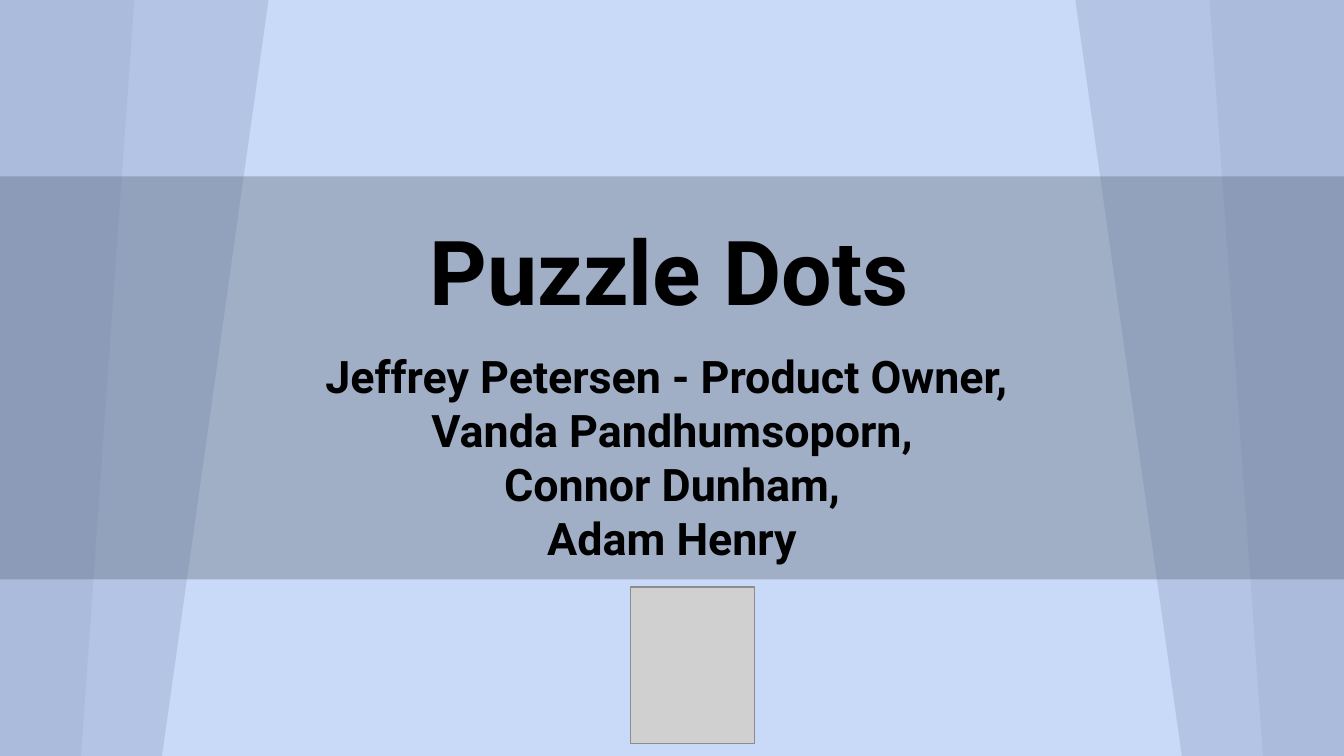
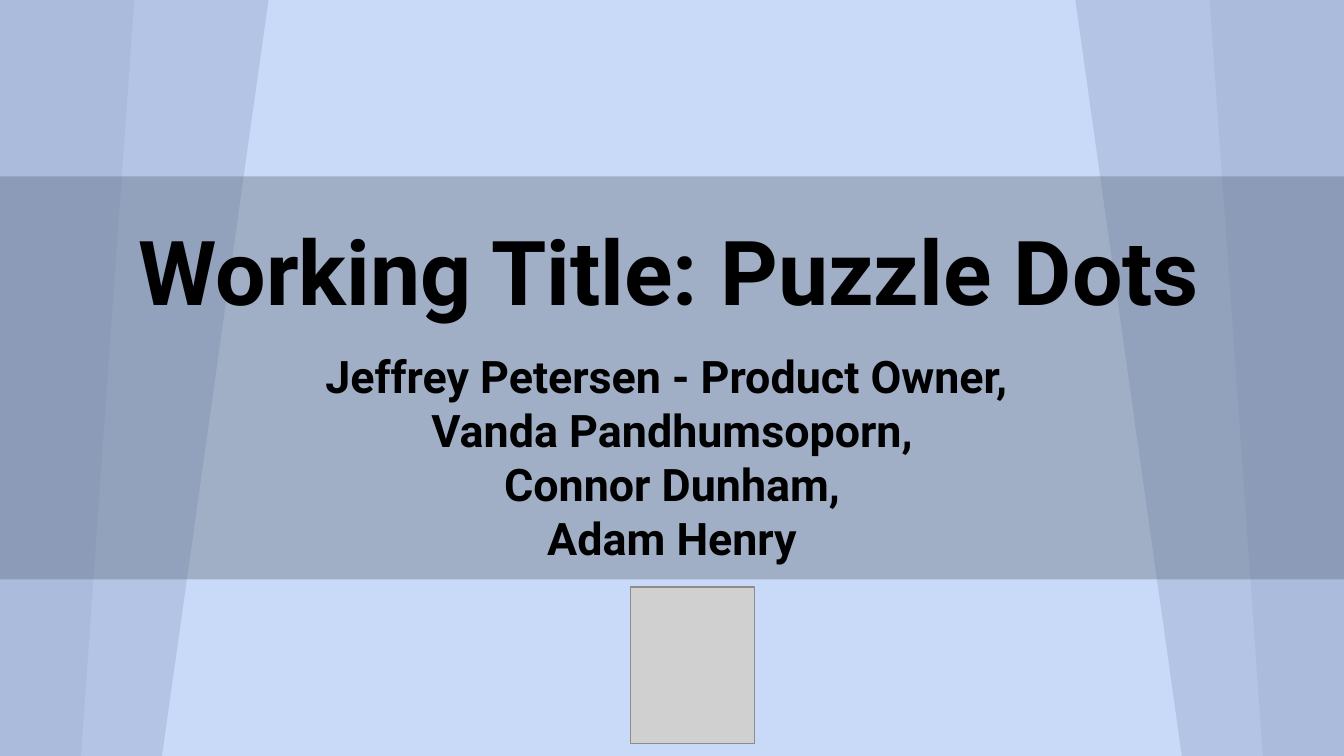
Before and after one commit to JeffreyBPetersen/Llama-Food-Puzzle-Game, a slide deck: slide 1 of CS115 LF Presentation.pptx. Drawn at 1344x756 pixels with LibreOffice and Linux fonts; fonts in the diff are those of the drawing; grey boxes stand for pictures. Boxes give left, top, right and bottom in pixels: in the first picture for what was removed or moved away, otherwise in the second. Text is boxed around its words. In the diff, an @@ line names an element or a change of style, - is before the commit and + after.

```diff
--- a/CS115 LF Presentation.pptx
+++ b/CS115 LF Presentation.pptx
@@ title at <box>138,238,1199,324</box>: text changed @@
-Puzzle Dots
+Working Title: Puzzle Dots
```
Also in this commit, not shown: 2 other slides changed, 2 slides added, 1 slide removed, 1 other file.
